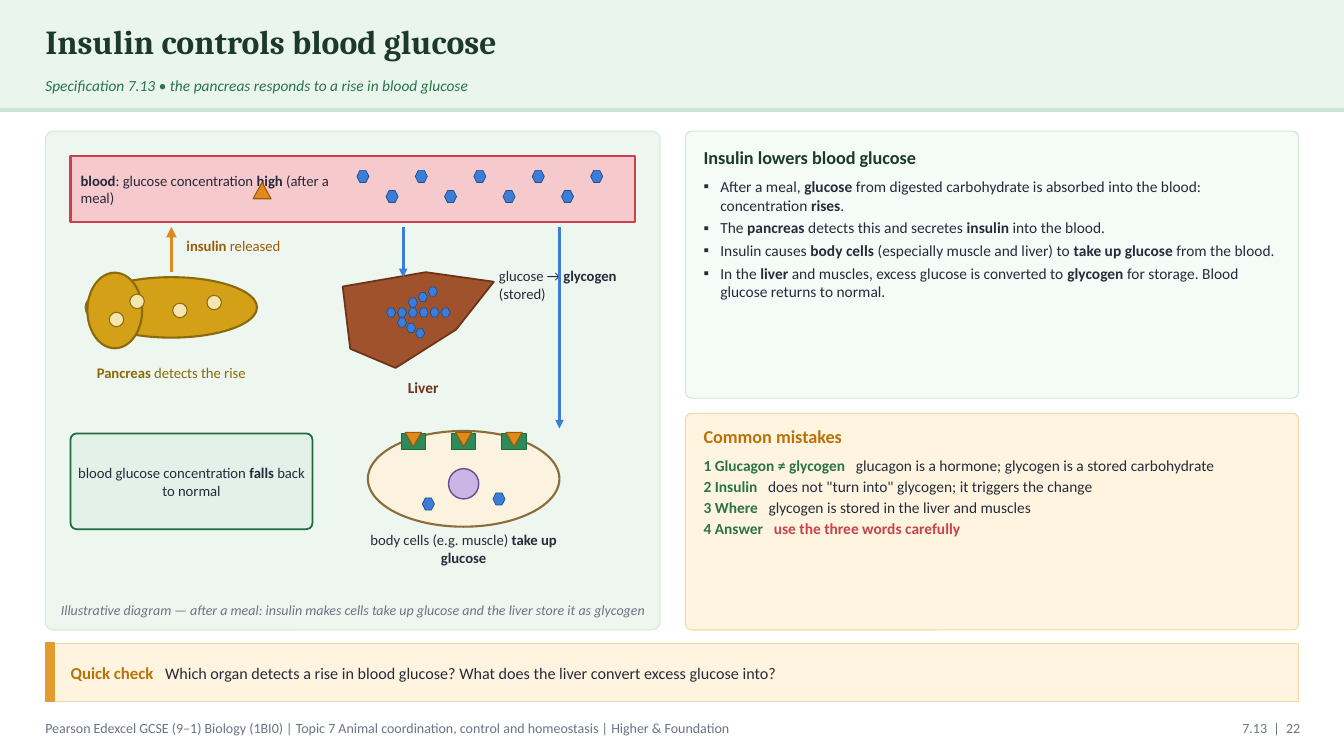
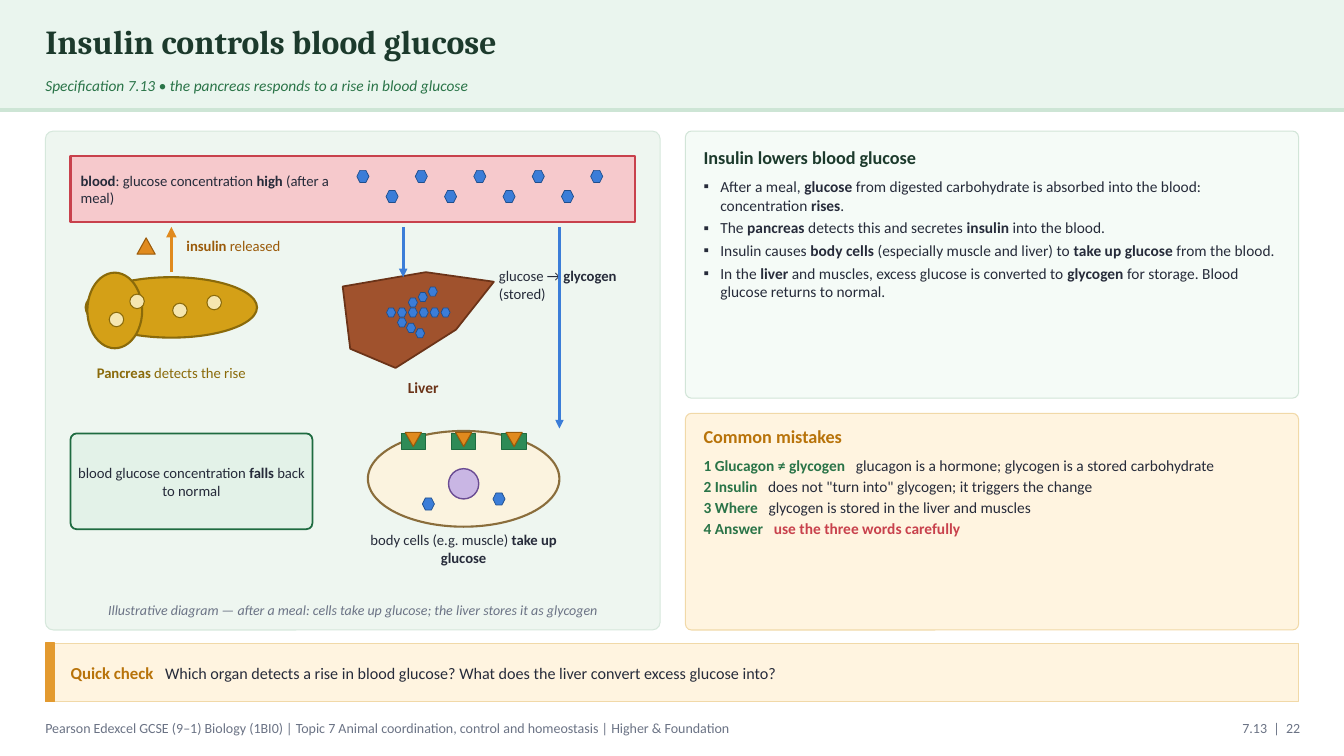
Before and after one commit to pstephenphilip-ship-it/Piri-MBBS, a slide deck: slide 22 of gcse-slides/edexcel-biology/EDX_1BI0_T7_CoordinationHomeostasis.pptx. Drawn at 1344x756 pixels with LibreOffice and Linux fonts; fonts in the diff are those of the drawing. Boxes give left, top, right and bottom in pixels: in the first picture for what was removed or moved away, otherwise in the second. Text is boxed around its words. In the diff, an @@ line names an element or a change of style, - is before the commit and + after.

```diff
--- a/gcse-slides/edexcel-biology/EDX_1BI0_T7_CoordinationHomeostasis.pptx
+++ b/gcse-slides/edexcel-biology/EDX_1BI0_T7_CoordinationHomeostasis.pptx
@@ triangle: place and size @@
-triangle at [253,182,271,199]
+triangle at [137,238,155,254]
@@ text at [108,605,597,618]: text changed @@
-Illustrative diagram — after a meal: insulin makes cells take up glucose and the liver store it as glycogen
+Illustrative diagram — after a meal: cells take up glucose; the liver stores it as glycogen
```
Also in this commit, not shown: 18 other slides changed, 1 other file.
